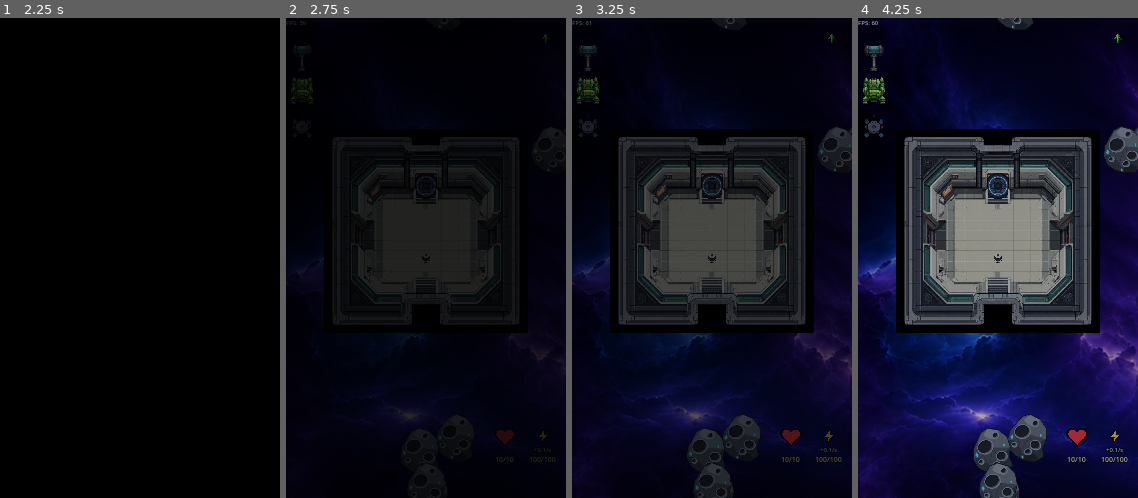
Above: before the commit, frames 1-4 (left to right).
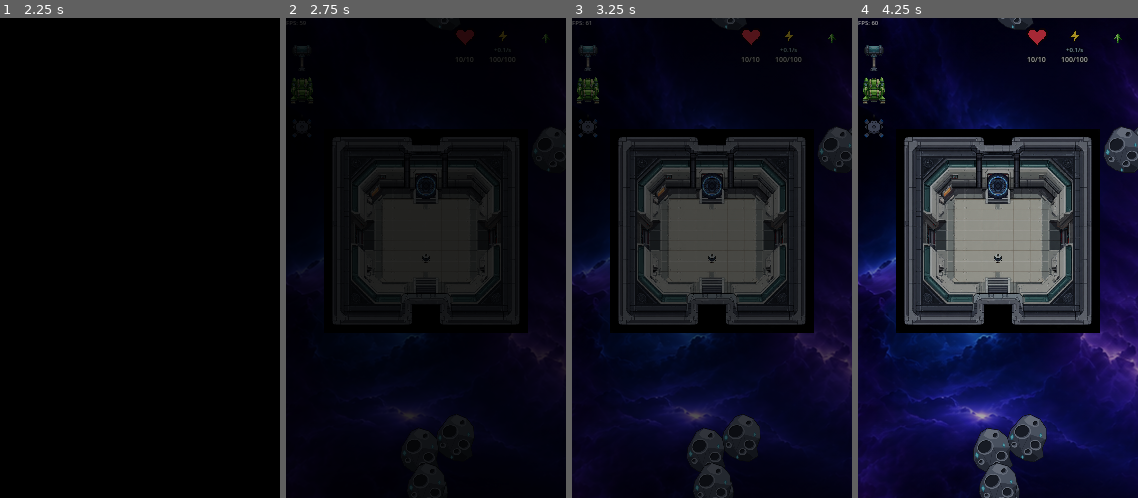
Above: after the commit, the same moments.

Repository: wildane/ShootingStar
Game: Godot game, scene res://scene/main_menu/main_menu.tscn
Two runs of this game, one before a commit and one after it. Both use one fixed random seed, a clock stepped at 60 frames per second and the inputs below.
Inputs (mouse positions are in pixels of both pictures, inside the frame that each line leads up to):
- Up to frame 1 (2.25 s): tap Enter at 0.5, 0.6 s; move the mouse to (201, 234) at 0.52 s; hold Right 0.53-1.25 s; click (201, 234) at 0.67 s; tap Space at 0.77 s; drag from (84, 282) to (126, 354) at 1.27 s; move the mouse to (140, 186) at 2.02 s; hold Right from 2.03 s (still down); tap Backspace at 2.1 s; click (140, 186) at 2.17 s
- Up to frame 2 (2.75 s): keep holding Right
- Up to frame 3 (3.25 s): release Right at 2.75 s; drag from (698, 354) to (770, 234) at 2.77 s
- Up to frame 4 (4.25 s): move the mouse to (1082, 330) at 3.52 s; hold Left from 3.53 s (still down); tap Ctrl at 3.6 s; tap Space at 3.77 s

Frame 1 is identical in both runs. In frame 2, 0.4% of the frame differs, in the area x 60-97%, y 2-93%; in frame 3, 0.6%; in frame 4, 0.8%.

Commit message:
Pindahkan bar nyawa dan tenaga ke atas kanan
Dari bawah kanan ke atas kanan, di sebelah kiri ikon arah.

🤖 Generated with Codebuff
Co-Authored-By: Codebuff <noreply@codebuff.com>

Diff:
--- a/scene/level_3/level_3.gd
+++ b/scene/level_3/level_3.gd
@@ -30,7 +30,7 @@
 	hud.name = "PlayerHpHud"
 	hud.set_script(load("res://scene/ui/PlayerHpHud.gd"))
 	hud.mouse_filter = Control.MOUSE_FILTER_IGNORE
-	# Letak full rect; kedudukan sebenar bar diurus dalam PlayerHpHud (bawah kanan)
+	# Letak full rect; kedudukan sebenar bar diurus dalam PlayerHpHud (atas kanan)
 	hud.set_anchors_preset(Control.PRESET_FULL_RECT)
 	hud.offset_left = 0
 	hud.offset_right = 0
--- a/scene/ui/PlayerHpHud.gd
+++ b/scene/ui/PlayerHpHud.gd
@@ -8,15 +8,15 @@
 func _ready() -> void:
 	mouse_filter = Control.MOUSE_FILTER_IGNORE
 
-	# Dua bar tegak di bawah kanan skrin, isi naik ke atas
+	# Dua bar tegak di atas kanan skrin, di sebelah kiri ikon arah
 	var susunan := HBoxContainer.new()
 	susunan.mouse_filter = Control.MOUSE_FILTER_IGNORE
 	susunan.add_theme_constant_override("separation", 4)
-	susunan.set_anchors_preset(Control.PRESET_BOTTOM_RIGHT)
-	susunan.offset_left = -(HpBar.SAIZ_MENEGAK.x * 2.0 + 4.0 + 6.0)
-	susunan.offset_top = -(HpBar.SAIZ_MENEGAK.y + 6.0)
-	susunan.offset_right = -6.0
-	susunan.offset_bottom = -6.0
+	susunan.set_anchors_preset(Control.PRESET_TOP_RIGHT)
+	susunan.offset_left = -(HpBar.SAIZ_MENEGAK.x * 2.0 + 4.0 + 46.0)
+	susunan.offset_top = 6.0
+	susunan.offset_right = -46.0
+	susunan.offset_bottom = 6.0 + HpBar.SAIZ_MENEGAK.y
 	add_child(susunan)
 
 	_bar_hp = HpBar.cipta(HpBar.SAIZ_MENEGAK, HpBar.FON_MENEGAK, "hp", true)
